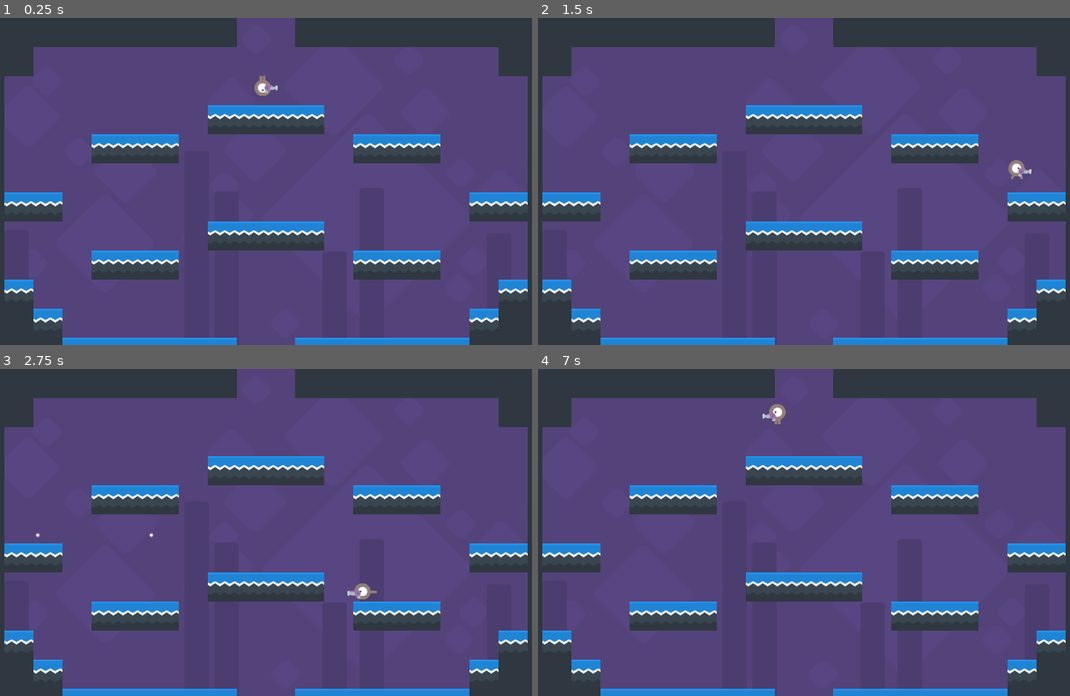
Above: before the commit, frames 1-4 (two rows, left to right).
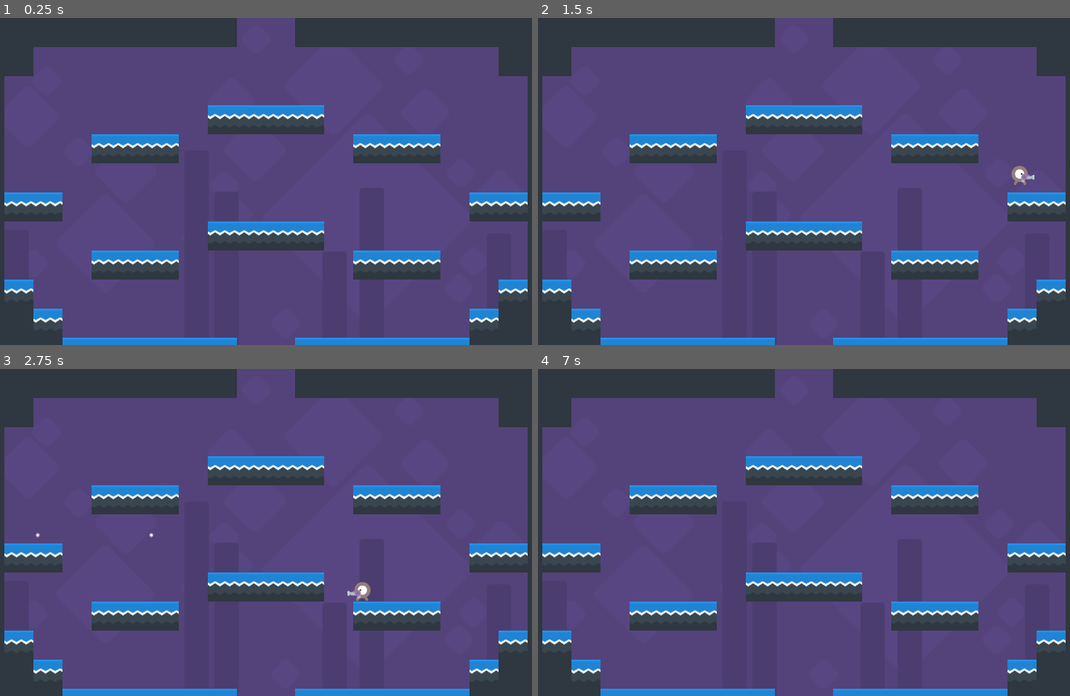
Above: after the commit, the same moments.

Repository: Awak3n/godotHOLE
Game: Godot game, scene res://world/levels/Level1.tscn
Two runs of this game, one before a commit and one after it. Both use one fixed random seed, a clock stepped at 60 frames per second and the inputs below.
Inputs (mouse positions are in pixels of both pictures, inside the frame that each line leads up to):
- Up to frame 1 (0.25 s): no input
- Up to frame 2 (1.5 s): move the mouse to (931, 165) at 0.52 s; press the mouse at (931, 165) at 0.53 s; hold Right (move_right) from 0.53 s (still down); tap Space (jump) at 0.77 s; move the mouse to (686, 197) at 1.27 s; release the mouse at (686, 197) at 1.28 s; click (686, 197) at 1.35 s
- Up to frame 3 (2.75 s): tap Space (jump) at 1.52 s; move the mouse to (324, 460) at 2.02 s; release Right (move_right) at 2.03 s; press the mouse at (324, 460) at 2.03 s; hold Left (move_left) from 2.03 s (still down)
- Up to frame 4 (7 s): move the mouse to (777, 597) at 2.77 s; release Left (move_left) at 2.78 s; release the mouse at (777, 597) at 2.78 s; hold Right (move_right) 2.78-4.28 s; click (777, 597) at 2.85 s; tap Space (jump) at 3.02, 3.77, 4.52, 6.02, 6.77 s; move the mouse to (979, 581) at 3.52 s; press the mouse at (979, 581) at 3.53 s; move the mouse to (628, 483) at 4.27 s; release the mouse at (628, 483) at 4.28 s; hold Left (move_left) 4.28-5.03 s; click (628, 483) at 4.35 s; move the mouse to (830, 532) at 5.02 s; press the mouse at (830, 532) at 5.03 s; hold Right (move_right) 5.03-5.78 s; move the mouse to (718, 450) at 5.77 s; release the mouse at (718, 450) at 5.78 s; hold Left (move_left) from 5.78 s (still down); click (718, 450) at 5.85 s; move the mouse to (931, 516) at 6.52 s; press the mouse at (931, 516) at 6.53 s

The runs differ from the first frame. In frame 1, 0.2% of the frame differs, in the area x 47-53%, y 17-24%; in frame 2, 0.2%, in the area x 88-94%, y 43-52%; in frame 3, less than 0.1%; in frame 4, 0.2%.

Commit message:
Personagens adicionados

Diff:
--- a/end/enemies/Ghost.gd
+++ /dev/null
@@ -1,38 +0,0 @@
-extends KinematicBody2D
-
-export var SPEED = 250
-export var MAX_HEALTH = 50
-export var GRAVITY = 500
-
-var direction = 0
-var motion = Vector2()
-var health = MAX_HEALTH
-
-signal died
-
-func _ready():
-	randomize()
-	direction = 1 if rand_range(0, 100) > 50 else -1
-	_update_sprite_direction()
-	motion.y = GRAVITY
-
-func _physics_process(delta):
-	motion.x = SPEED * direction
-	move_and_slide(motion, Vector2(0, -1))
-
-func damage(value):
-	health -= value
-	print(health)
-	if health <= 0:
-		emit_signal('died')
-		queue_free()
-
-func _on_DirectionCheck_body_entered(body):
-	if is_on_floor() and body is TileMap:
-		direction = -direction
-		_update_sprite_direction()
-	elif body.name == "Player":
-		get_tree().reload_current_scene()
-
-func _update_sprite_direction():
-	$AnimatedSprite.flip_h = direction == -1
--- /dev/null
+++ b/end/enemies/Ghost/Ghost.gd
@@ -0,0 +1,39 @@
+extends KinematicBody2D
+
+export var SPEED = 250
+export var MAX_HEALTH = 50
+export var GRAVITY = 500
+
+var direction = 0
+var motion = Vector2()
+var health = MAX_HEALTH
+
+signal ghost_died
+
+func _ready():
+	randomize()
+	direction = 1 if rand_range(0, 100) > 50 else -1
+	_update_sprite_direction()
+	motion.y = GRAVITY
+	add_to_group("Ghost")
+
+func _physics_process(delta):
+	motion.x = SPEED * direction
+	move_and_slide(motion, Vector2(0, -1))
+
+func damage(value):
+	health -= value
+	print(health)
+	if health <= 0:
+		emit_signal('ghost_died')
+		queue_free()
+
+func _on_DirectionCheck_body_entered(body):
+	if is_on_floor() and body is TileMap:
+		direction = -direction
+		_update_sprite_direction()
+	elif body.name == "Player":
+		get_tree().reload_current_scene()
+
+func _update_sprite_direction():
+	$AnimatedSprite.flip_h = direction == -1
--- /dev/null
+++ b/end/enemies/Ghost/ghostSprites/enraged/EnemyEnraged.tscn
@@ -0,0 +1,30 @@
+[gd_scene load_steps=8 format=2]
+
+[ext_resource path="res://enemies/Ghost/ghostSprites/normal/EnemyNormal.tscn" type="PackedScene" id=1]
+[ext_resource path="res://enemies/Golem/golemSprites/enraged/sprites/enemy-blue-walk-1-enraged.png" type="Texture" id=2]
+[ext_resource path="res://enemies/Golem/golemSprites/enraged/sprites/enemy-blue-walk-2-enraged.png" type="Texture" id=3]
+[ext_resource path="res://enemies/Golem/golemSprites/enraged/sprites/enemy-blue-walk-3-enraged.png" type="Texture" id=4]
+[ext_resource path="res://enemies/Golem/golemSprites/enraged/sprites/enemy-blue-walk-4-enraged.png" type="Texture" id=5]
+[ext_resource path="res://enemies/Golem/golemSprites/enraged/sprites/enemy-blue-walk-5-enraged.png" type="Texture" id=6]
+
+
+
+
+[sub_resource type="SpriteFrames" id=1]
+
+animations = [ {
+"frames": [ ExtResource( 2 ), ExtResource( 3 ), ExtResource( 4 ), ExtResource( 5 ), ExtResource( 6 ) ],
+"loop": true,
+"name": "run",
+"speed": 20.0
+} ]
+
+[node name="EnemyEnraged" instance=ExtResource( 1 )]
+
+collision_layer = 2
+SPEED = 350
+MAX_HEALTH = 120
+
+[node name="AnimatedSprite" parent="." index="0"]
+
+frames = SubResource( 1 )
--- /dev/null
+++ b/end/enemies/Ghost/ghostSprites/normal/EnemyNormal.tscn
@@ -0,0 +1,70 @@
+[gd_scene load_steps=10 format=2]
+
+[ext_resource path="res://enemies/Ghost/Ghost.gd" type="Script" id=1]
+[ext_resource path="res://enemies/Golem/golemSprites/normal/sprites/enemy-blue-walk-1.png" type="Texture" id=2]
+[ext_resource path="res://enemies/Golem/golemSprites/normal/sprites/enemy-blue-walk-2.png" type="Texture" id=3]
+[ext_resource path="res://enemies/Golem/golemSprites/normal/sprites/enemy-blue-walk-3.png" type="Texture" id=4]
+[ext_resource path="res://enemies/Golem/golemSprites/normal/sprites/enemy-blue-walk-4.png" type="Texture" id=5]
+[ext_resource path="res://enemies/Golem/golemSprites/normal/sprites/enemy-blue-walk-5.png" type="Texture" id=6]
+
+
+
+[sub_resource type="SpriteFrames" id=1]
+
+animations = [ {
+"frames": [ ExtResource( 2 ), ExtResource( 3 ), ExtResource( 4 ), ExtResource( 5 ), ExtResource( 6 ) ],
+"loop": true,
+"name": "run",
+"speed": 20.0
+} ]
+
+[sub_resource type="RectangleShape2D" id=2]
+
+custom_solver_bias = 0.0
+extents = Vector2( 22.9639, 27.2223 )
+
+[sub_resource type="RectangleShape2D" id=3]
+
+custom_solver_bias = 0.0
+extents = Vector2( 30.2411, 10 )
+
+[node name="EnemyNormal" type="KinematicBody2D" index="0" groups=[
+"enemies",
+]]
+
+input_pickable = false
+collision_layer = 2
+collision_mask = 1
+collision/safe_margin = 0.08
+script = ExtResource( 1 )
+_sections_unfolded = [ "Collision", "Transform", "Z Index" ]
+SPEED = 250
+MAX_HEALTH = 100
+GRAVITY = 500
+
+[node name="AnimatedSprite" type="AnimatedSprite" parent="." index="0"]
+
+frames = SubResource( 1 )
+animation = "run"
+frame = 2
+playing = true
+
+[node name="CollisionShape2D" type="CollisionShape2D" parent="." index="1"]
+
+shape = SubResource( 2 )
+
+[node name="DirectionCheck" type="Area2D" parent="." index="2"]
+
+input_pickable = true
+gravity_vec = Vector2( 0, 1 )
+gravity = 98.0
+linear_damp = 0.1
+angular_damp = 1.0
+audio_bus_override = false
+audio_bus_name = "Master"
+
+[node name="CollisionShape2D" type="CollisionShape2D" parent="DirectionCheck" index="0"]
+
+shape = SubResource( 3 )
+
+[connection signal="body_entered" from="DirectionCheck" to="." method="_on_DirectionCheck_body_entered"]
--- a/end/enemies/Golem.gd
+++ /dev/null
@@ -1,38 +0,0 @@
-extends KinematicBody2D
-
-export var SPEED = 250
-export var MAX_HEALTH = 100
-export var GRAVITY = 500
-
-var direction = 0
-var motion = Vector2()
-var health = MAX_HEALTH
-
-signal died
-
-func _ready():
-	randomize()
-	direction = 1 if rand_range(0, 100) > 50 else -1
-	_update_sprite_direction()
-	motion.y = GRAVITY
-
-func _physics_process(delta):
-	motion.x = SPEED * direction
-	move_and_slide(motion, Vector2(0, -1))
-
-func damage(value):
-	health -= value
-	print(health)
-	if health <= 0:
-		emit_signal('died')
-		queue_free()
-
-func _on_DirectionCheck_body_entered(body):
-	if is_on_floor() and body is TileMap:
-		direction = -direction
-		_update_sprite_direction()
-	elif body.name == "Player":
-		get_tree().reload_current_scene()
-
-func _update_sprite_direction():
-	$AnimatedSprite.flip_h = direction == -1
--- /dev/null
+++ b/end/enemies/Golem/Golem.gd
@@ -0,0 +1,39 @@
+extends KinematicBody2D
+
+export var SPEED = 250
+export var MAX_HEALTH = 100
+export var GRAVITY = 500
+
+var direction = 0
+var motion = Vector2()
+var health = MAX_HEALTH
+
+signal golem_died
+
+func _ready():
+	randomize()
+	direction = 1 if rand_range(0, 100) > 50 else -1
+	_update_sprite_direction()
+	motion.y = GRAVITY
+	add_to_group("Golem")
+
+func _physics_process(delta):
+	motion.x = SPEED * direction
+	move_and_slide(motion, Vector2(0, -1))
+
+func damage(value):
+	health -= value
+	print(health)
+	if health <= 0:
+		emit_signal('golem_died')
+		queue_free()
+
+func _on_DirectionCheck_body_entered(body):
+	if is_on_floor() and body is TileMap:
+		direction = -direction
+		_update_sprite_direction()
+	elif body.name == "Player":
+		get_tree().reload_current_scene()
+
+func _update_sprite_direction():
+	$AnimatedSprite.flip_h = direction == -1
--- /dev/null
+++ b/end/enemies/Golem/golemSprites/enraged/EnemyEnraged.tscn
@@ -0,0 +1,29 @@
+[gd_scene load_steps=8 format=2]
+
+[ext_resource path="res://enemies/Golem/golemSprites/normal/EnemyNormal.tscn" type="PackedScene" id=1]
+[ext_resource path="res://enemies/Golem/golemSprites/enraged/sprites/enemy-blue-walk-1-enraged.png" type="Texture" id=2]
+[ext_resource path="res://enemies/Golem/golemSprites/enraged/sprites/enemy-blue-walk-2-enraged.png" type="Texture" id=3]
+[ext_resource path="res://enemies/Golem/golemSprites/enraged/sprites/enemy-blue-walk-3-enraged.png" type="Texture" id=4]
+[ext_resource path="res://enemies/Golem/golemSprites/enraged/sprites/enemy-blue-walk-4-enraged.png" type="Texture" id=5]
+[ext_resource path="res://enemies/Golem/golemSprites/enraged/sprites/enemy-blue-walk-5-enraged.png" type="Texture" id=6]
+
+
+
+[sub_resource type="SpriteFrames" id=1]
+
+animations = [ {
+"frames": [ ExtResource( 2 ), ExtResource( 3 ), ExtResource( 4 ), ExtResource( 5 ), ExtResource( 6 ) ],
+"loop": true,
+"name": "run",
+"speed": 20.0
+} ]
+
+[node name="EnemyEnraged" instance=ExtResource( 1 )]
+
+collision_layer = 2
+SPEED = 350
+MAX_HEALTH = 120
+
+[node name="AnimatedSprite" parent="." index="0"]
+
+frames = SubResource( 1 )
--- /dev/null
+++ b/end/enemies/Golem/golemSprites/normal/EnemyNormal.tscn
@@ -0,0 +1,69 @@
+[gd_scene load_steps=10 format=2]
+
+[ext_resource path="res://enemies/Golem/Golem.gd" type="Script" id=1]
+[ext_resource path="res://enemies/Golem/golemSprites/normal/sprites/enemy-blue-walk-1.png" type="Texture" id=2]
+[ext_resource path="res://enemies/Golem/golemSprites/normal/sprites/enemy-blue-walk-2.png" type="Texture" id=3]
+[ext_resource path="res://enemies/Golem/golemSprites/normal/sprites/enemy-blue-walk-3.png" type="Texture" id=4]
+[ext_resource path="res://enemies/Golem/golemSprites/normal/sprites/enemy-blue-walk-4.png" type="Texture" id=5]
+[ext_resource path="res://enemies/Golem/golemSprites/normal/sprites/enemy-blue-walk-5.png" type="Texture" id=6]
+
+
+[sub_resource type="SpriteFrames" id=1]
+
+animations = [ {
+"frames": [ ExtResource( 2 ), ExtResource( 3 ), ExtResource( 4 ), ExtResource( 5 ), ExtResource( 6 ) ],
+"loop": true,
+"name": "run",
+"speed": 20.0
+} ]
+
+[sub_resource type="RectangleShape2D" id=2]
+
+custom_solver_bias = 0.0
+extents = Vector2( 22.9639, 27.2223 )
+
+[sub_resource type="RectangleShape2D" id=3]
+
+custom_solver_bias = 0.0
+extents = Vector2( 30.2411, 10 )
+
+[node name="EnemyNormal" type="KinematicBody2D" groups=[
+"enemies",
+]]
+
+input_pickable = false
+collision_layer = 2
+collision_mask = 1
+collision/safe_margin = 0.08
+script = ExtResource( 1 )
+_sections_unfolded = [ "Collision", "Transform", "Z Index" ]
+SPEED = 250
+MAX_HEALTH = 100
+GRAVITY = 500
+
+[node name="AnimatedSprite" type="AnimatedSprite" parent="." index="0"]
+
+frames = SubResource( 1 )
+animation = "run"
+frame = 1
+playing = true
+
+[node name="CollisionShape2D" type="CollisionShape2D" parent="." index="1"]
+
+shape = SubResource( 2 )
+
+[node name="DirectionCheck" type="Area2D" parent="." index="2"]
+
+input_pickable = true
+gravity_vec = Vector2( 0, 1 )
+gravity = 98.0
+linear_damp = 0.1
+angular_damp = 1.0
+audio_bus_override = false
+audio_bus_name = "Master"
+
+[node name="CollisionShape2D" type="CollisionShape2D" parent="DirectionCheck" index="0"]
+
+shape = SubResource( 3 )
+
+[connection signal="body_entered" from="DirectionCheck" to="." method="_on_DirectionCheck_body_entered"]
--- a/end/enemies/Skull.gd
+++ /dev/null
@@ -1,38 +0,0 @@
-extends KinematicBody2D
-
-export var SPEED = 250
-export var MAX_HEALTH = 50
-export var GRAVITY = 500
-
-var direction = 0
-var motion = Vector2()
-var health = MAX_HEALTH
-
-signal died
-
-func _ready():
-	randomize()
-	direction = 1 if rand_range(0, 100) > 50 else -1
-	_update_sprite_direction()
-	motion.y = GRAVITY
-
-func _physics_process(delta):
-	motion.x = SPEED * direction
-	move_and_slide(motion, Vector2(0, -1))
-
-func damage(value):
-	health -= value
-	print(health)
-	if health <= 0:
-		emit_signal('died')
-		queue_free()
-
-func _on_DirectionCheck_body_entered(body):
-	if is_on_floor() and body is TileMap:
-		direction = -direction
-		_update_sprite_direction()
-	elif body.name == "Player":
-		get_tree().reload_current_scene()
-
-func _update_sprite_direction():
-	$AnimatedSprite.flip_h = direction == -1
--- /dev/null
+++ b/end/enemies/Skull/Skull.gd
@@ -0,0 +1,39 @@
+extends KinematicBody2D
+
+export var SPEED = 200
+export var MAX_HEALTH = 50
+export var GRAVITY = 500
+
+var direction = 0
+var motion = Vector2()
+var health = MAX_HEALTH
+
+signal skull_died
+
+func _ready():
+	randomize()
+	direction = 1 if rand_range(0, 100) > 50 else -1
+	_update_sprite_direction()
+	motion.y = GRAVITY
+	add_to_group("Skull")
+
+func _physics_process(delta):
+	motion.x = SPEED * direction
+	move_and_slide(motion, Vector2(0, -1))
+
+func damage(value):
+	health -= value
+	print(health)
+	if health <= 0:
+		emit_signal('skull_died')
+		queue_free()
+
+func _on_DirectionCheck_body_entered(body):
+	if is_on_floor() and body is TileMap:
+		direction = -direction
+		_update_sprite_direction()
+	elif body.name == "Player":
+		get_tree().reload_current_scene()
+
+func _update_sprite_direction():
+	$AnimatedSprite.flip_h = direction == -1
--- /dev/null
+++ b/end/enemies/Skull/skullSprites/enraged/EnemyEnraged.tscn
@@ -0,0 +1,30 @@
+[gd_scene load_steps=8 format=2]
+
+[ext_resource path="res://enemies/Skull/skullSprites/normal/EnemyNormal.tscn" type="PackedScene" id=1]
+[ext_resource path="res://enemies/Golem/golemSprites/enraged/sprites/enemy-blue-walk-1-enraged.png" type="Texture" id=2]
+[ext_resource path="res://enemies/Golem/golemSprites/enraged/sprites/enemy-blue-walk-2-enraged.png" type="Texture" id=3]
+[ext_resource path="res://enemies/Golem/golemSprites/enraged/sprites/enemy-blue-walk-3-enraged.png" type="Texture" id=4]
+[ext_resource path="res://enemies/Golem/golemSprites/enraged/sprites/enemy-blue-walk-4-enraged.png" type="Texture" id=5]
+[ext_resource path="res://enemies/Golem/golemSprites/enraged/sprites/enemy-blue-walk-5-enraged.png" type="Texture" id=6]
+
+
+
+
+[sub_resource type="SpriteFrames" id=1]
+
+animations = [ {
+"frames": [ ExtResource( 2 ), ExtResource( 3 ), ExtResource( 4 ), ExtResource( 5 ), ExtResource( 6 ) ],
+"loop": true,
+"name": "run",
+"speed": 20.0
+} ]
+
+[node name="EnemyEnraged" instance=ExtResource( 1 )]
+
+collision_layer = 2
+SPEED = 350
+MAX_HEALTH = 120
+
+[node name="AnimatedSprite" parent="." index="0"]
+
+frames = SubResource( 1 )
--- /dev/null
+++ b/end/enemies/Skull/skullSprites/normal/EnemyNormal.tscn
@@ -0,0 +1,71 @@
+[gd_scene load_steps=10 format=2]
+
+[ext_resource path="res://enemies/Skull/Skull.gd" type="Script" id=1]
+[ext_resource path="res://enemies/Golem/golemSprites/normal/sprites/enemy-blue-walk-1.png" type="Texture" id=2]
+[ext_resource path="res://enemies/Golem/golemSprites/normal/sprites/enemy-blue-walk-2.png" type="Texture" id=3]
+[ext_resource path="res://enemies/Golem/golemSprites/normal/sprites/enemy-blue-walk-3.png" type="Texture" id=4]
+[ext_resource path="res://enemies/Golem/golemSprites/normal/sprites/enemy-blue-walk-4.png" type="Texture" id=5]
+[ext_resource path="res://enemies/Golem/golemSprites/normal/sprites/enemy-blue-walk-5.png" type="Texture" id=6]
+
+
+
+
+
+[sub_resource type="SpriteFrames" id=1]
+
+animations = [ {
+"frames": [ ExtResource( 2 ), ExtResource( 3 ), ExtResource( 4 ), ExtResource( 5 ), ExtResource( 6 ) ],
+"loop": true,
+"name": "run",
+"speed": 20.0
+} ]
+
+[sub_resource type="RectangleShape2D" id=2]
+
+custom_solver_bias = 0.0
+extents = Vector2( 22.9639, 27.2223 )
+
+[sub_resource type="RectangleShape2D" id=3]
+
+custom_solver_bias = 0.0
+extents = Vector2( 30.2411, 10 )
+
+[node name="EnemyNormal" type="KinematicBody2D" groups=[
+"enemies",
+]]
+
+input_pickable = false
+collision_layer = 2
+collision_mask = 1
+collision/safe_margin = 0.08
+script = ExtResource( 1 )
+_sections_unfolded = [ "Collision", "Transform", "Z Index" ]
+SPEED = 250
+MAX_HEALTH = 100
+GRAVITY = 500
+
+[node name="AnimatedSprite" type="AnimatedSprite" parent="." index="0"]
+
+frames = SubResource( 1 )
+animation = "run"
+playing = true
+
+[node name="CollisionShape2D" type="CollisionShape2D" parent="." index="1"]
+
+shape = SubResource( 2 )
+
+[node name="DirectionCheck" type="Area2D" parent="." index="2"]
+
+input_pickable = true
+gravity_vec = Vector2( 0, 1 )
+gravity = 98.0
+linear_damp = 0.1
+angular_damp = 1.0
+audio_bus_override = false
+audio_bus_name = "Master"
+
+[node name="CollisionShape2D" type="CollisionShape2D" parent="DirectionCheck" index="0"]
+
+shape = SubResource( 3 )
+
+[connection signal="body_entered" from="DirectionCheck" to="." method="_on_DirectionCheck_body_entered"]
--- a/end/enemies/small/enraged/EnemyEnraged.tscn
+++ /dev/null
@@ -1,27 +0,0 @@
-[gd_scene load_steps=8 format=2]
-
-[ext_resource path="res://enemies/small/normal/EnemyNormal.tscn" type="PackedScene" id=1]
-[ext_resource path="res://enemies/small/enraged/sprites/enemy-blue-walk-1-enraged.png" type="Texture" id=2]
-[ext_resource path="res://enemies/small/enraged/sprites/enemy-blue-walk-2-enraged.png" type="Texture" id=3]
-[ext_resource path="res://enemies/small/enraged/sprites/enemy-blue-walk-3-enraged.png" type="Texture" id=4]
-[ext_resource path="res://enemies/small/enraged/sprites/enemy-blue-walk-4-enraged.png" type="Texture" id=5]
-[ext_resource path="res://enemies/small/enraged/sprites/enemy-blue-walk-5-enraged.png" type="Texture" id=6]
-
-[sub_resource type="SpriteFrames" id=1]
-
-animations = [ {
-"frames": [ ExtResource( 2 ), ExtResource( 3 ), ExtResource( 4 ), ExtResource( 5 ), ExtResource( 6 ) ],
-"loop": true,
-"name": "run",
-"speed": 20.0
-} ]
-
-[node name="EnemyEnraged" instance=ExtResource( 1 )]
-
-collision_layer = 2
-SPEED = 350
-MAX_HEALTH = 120
-
-[node name="AnimatedSprite" parent="." index="0"]
-
-frames = SubResource( 1 )
--- a/end/enemies/small/normal/EnemyNormal.tscn
+++ /dev/null
@@ -1,67 +0,0 @@
-[gd_scene load_steps=10 format=2]
-
-[ext_resource path="res://enemies/Golem.gd" type="Script" id=1]
-[ext_resource path="res://enemies/small/normal/sprites/enemy-blue-walk-1.png" type="Texture" id=2]
-[ext_resource path="res://enemies/small/normal/sprites/enemy-blue-walk-2.png" type="Texture" id=3]
-[ext_resource path="res://enemies/small/normal/sprites/enemy-blue-walk-3.png" type="Texture" id=4]
-[ext_resource path="res://enemies/small/normal/sprites/enemy-blue-walk-4.png" type="Texture" id=5]
-[ext_resource path="res://enemies/small/normal/sprites/enemy-blue-walk-5.png" type="Texture" id=6]
-
-[sub_resource type="SpriteFrames" id=1]
-
-animations = [ {
-"frames": [ ExtResource( 2 ), ExtResource( 3 ), ExtResource( 4 ), ExtResource( 5 ), ExtResource( 6 ) ],
-"loop": true,
-"name": "run",
-"speed": 20.0
-} ]
-
-[sub_resource type="RectangleShape2D" id=2]
-
-custom_solver_bias = 0.0
-extents = Vector2( 22.9639, 27.2223 )
-
-[sub_resource type="RectangleShape2D" id=3]
-
-custom_solver_bias = 0.0
-extents = Vector2( 30.2411, 10 )
-
-[node name="EnemyNormal" type="KinematicBody2D" groups=[
-"enemies",
-]]
-
-input_pickable = false
-collision_layer = 2
-collision_mask = 1
-collision/safe_margin = 0.08
-script = ExtResource( 1 )
-_sections_unfolded = [ "Collision", "Transform", "Z Index" ]
-SPEED = 250
-MAX_HEALTH = 100
-GRAVITY = 500
-
-[node name="AnimatedSprite" type="AnimatedSprite" parent="." index="0"]
-
-frames = SubResource( 1 )
-animation = "run"
-playing = true
-
-[node name="CollisionShape2D" type="CollisionShape2D" parent="." index="1"]
-
-shape = SubResource( 2 )
-
-[node name="DirectionCheck" type="Area2D" parent="." index="2"]
-
-input_pickable = true
-gravity_vec = Vector2( 0, 1 )
-gravity = 98.0
-linear_damp = 0.1
-angular_damp = 1.0
-audio_bus_override = false
-audio_bus_name = "Master"
-
-[node name="CollisionShape2D" type="CollisionShape2D" parent="DirectionCheck" index="0"]
-
-shape = SubResource( 3 )
-
-[connection signal="body_entered" from="DirectionCheck" to="." method="_on_DirectionCheck_body_entered"]
--- a/end/world/Pit.gd
+++ b/end/world/Pit.gd
@@ -1,13 +1,19 @@
 extends Area2D
 
-signal enemy_fell
+signal golem_fell
+signal skull_fell
+signal ghost_fell
 
 func _ready():
 	connect('body_entered', self, '_on_body_entered')
 
 func _on_body_entered(body):
 	print(body.name)
-	if body.is_in_group('enemies'):
+	if body.is_in_group('Golem'):
 		emit_signal('enemy_fell')
+	elif body.is_in_group('Skull'):
+		emit_signal('skull_fell')
+	elif body.is_in_group('Ghost'):
+		emit_signal('ghost_fell')
 	else:
 		get_tree().reload_current_scene()
--- a/end/world/Spawner.gd
+++ b/end/world/Spawner.gd
@@ -1,7 +1,11 @@
 extends Node2D
 
-const ENEMY = preload('res://enemies/small/normal/EnemyNormal.tscn')
-const ENEMY_ENRAGED = preload('res://enemies/small/enraged/EnemyEnraged.tscn')
+const GOLEM_ENEMY = preload('res://enemies/Golem/golemSprites/normal/EnemyNormal.tscn')
+const GOLEM_ENRAGED = preload('res://enemies/Golem/golemSprites/enraged/EnemyEnraged.tscn')
+const GHOST_ENEMY = preload('res://enemies/Ghost/ghostSprites/normal/EnemyNormal.tscn')
+const GHOST_ENRAGED = preload('res://enemies/Ghost/ghostSprites/enraged/EnemyEnraged.tscn')
+const SKULL_ENEMY = preload('res://enemies/Skull/skullSprites/normal/EnemyNormal.tscn')
+const SKULL_ENRAGED = preload('res://enemies/Skull/skullSprites/enraged/EnemyEnraged.tscn')
 export var START_DELAY = 5.0
 export var START_MIN_WAIT_TIME = 3.5
 
@@ -13,14 +17,34 @@
 	$Timer.start()
 
 
-func _on_Pit_enemy_fell():
-	var new_enemy = ENEMY_ENRAGED.instance()
-	new_enemy.connect('died', self, '_on_enemy_died')
+func _on_Pit_golem_fell():
+	var new_enemy = GOLEM_ENRAGED.instance()
+	new_enemy.connect('golem_died', self, '_on_enemy_died')
 	add_child(new_enemy)
 
-func _spawn_enemy():
-	var new_enemy = ENEMY.instance()
-	new_enemy.connect('died', self, '_on_enemy_died')
+func _spawn_golem():
+	var new_enemy = GOLEM_ENEMY.instance()
+	new_enemy.connect('golem_died', self, '_on_enemy_died')
+	add_child(new_enemy)
+
+func _on_Pit_ghost_fell():
+	var new_enemy = GHOST_ENRAGED.instance()
+	new_enemy.connect('ghost_died', self, '_on_enemy_died')
+	add_child(new_enemy)
+
+func _spawn_ghost():
+	var new_enemy = GHOST_ENEMY.instance()
+	new_enemy.connect('ghost_died', self, '_on_enemy_died')
+	add_child(new_enemy)
+
+func _on_Pit_skull_fell():
+	var new_enemy = SKULL_ENRAGED.instance()
+	new_enemy.connect('skull_died', self, '_on_enemy_died')
+	add_child(new_enemy)
+
+func _spawn_skull():
+	var new_enemy = SKULL_ENEMY.instance()
+	new_enemy.connect('skull_died', self, '_on_enemy_died')
 	add_child(new_enemy)
 
 func _set_wait_time():
@@ -29,7 +53,16 @@
 
 func _on_Timer_timeout():
 	print('timeout')
-	_spawn_enemy()
+	var random = randi()%3
+	if random == 0:
+		_spawn_ghost()
+		print("Nasceu um fantasma")
+	elif random == 1:
+		_spawn_skull()
+		print("Nasceu uma caveira")
+	else:
+		_spawn_golem()
+		print("Nasceu um golem")
 	_set_wait_time()
 
 func _on_enemy_died():
--- a/end/world/levels/Level1.tscn
+++ b/end/world/levels/Level1.tscn
@@ -78,7 +78,7 @@
 
 [node name="Player" parent="." index="1" instance=ExtResource( 4 )]
 
-position = Vector2( 632.825, -38.0246 )
+position = Vector2( 639.675, -253.786 )
 
 [node name="TileMap" type="TileMap" parent="." index="2"]
 
@@ -137,5 +137,3 @@
 shape = SubResource( 1 )
 
 [connection signal="timeout" from="Spawner/Timer" to="Spawner" method="_on_Timer_timeout"]
-
-[connection signal="enemy_fell" from="Pit" to="Spawner" method="_on_Pit_enemy_fell"]
Renamed: end/enemies/small/enraged/sprites/enemy-blue-dead-enraged.png -> end/enemies/Ghost/ghostSprites/enraged/sprites/enemy-blue-dead-enraged.png
Not shown, added: end/enemies/Ghost/ghostSprites/enraged/sprites/enemy-blue-dead-enraged.png.import
Renamed: end/enemies/small/enraged/sprites/enemy-blue-hit-enraged.png -> end/enemies/Ghost/ghostSprites/enraged/sprites/enemy-blue-hit-enraged.png
Not shown, added: end/enemies/Ghost/ghostSprites/enraged/sprites/enemy-blue-hit-enraged.png.import
Renamed: end/enemies/small/enraged/sprites/enemy-blue-walk-1-enraged.png -> end/enemies/Ghost/ghostSprites/enraged/sprites/enemy-blue-walk-1-enraged.png
Not shown, added: end/enemies/Ghost/ghostSprites/enraged/sprites/enemy-blue-walk-1-enraged.png.import
Renamed: end/enemies/small/enraged/sprites/enemy-blue-walk-2-enraged.png -> end/enemies/Ghost/ghostSprites/enraged/sprites/enemy-blue-walk-2-enraged.png
Not shown, added: end/enemies/Ghost/ghostSprites/enraged/sprites/enemy-blue-walk-2-enraged.png.import
Renamed: end/enemies/small/enraged/sprites/enemy-blue-walk-3-enraged.png -> end/enemies/Ghost/ghostSprites/enraged/sprites/enemy-blue-walk-3-enraged.png
Not shown, added: end/enemies/Ghost/ghostSprites/enraged/sprites/enemy-blue-walk-3-enraged.png.import
Renamed: end/enemies/small/enraged/sprites/enemy-blue-walk-4-enraged.png -> end/enemies/Ghost/ghostSprites/enraged/sprites/enemy-blue-walk-4-enraged.png
Not shown, added: end/enemies/Ghost/ghostSprites/enraged/sprites/enemy-blue-walk-4-enraged.png.import
(and 112 more such lines)
